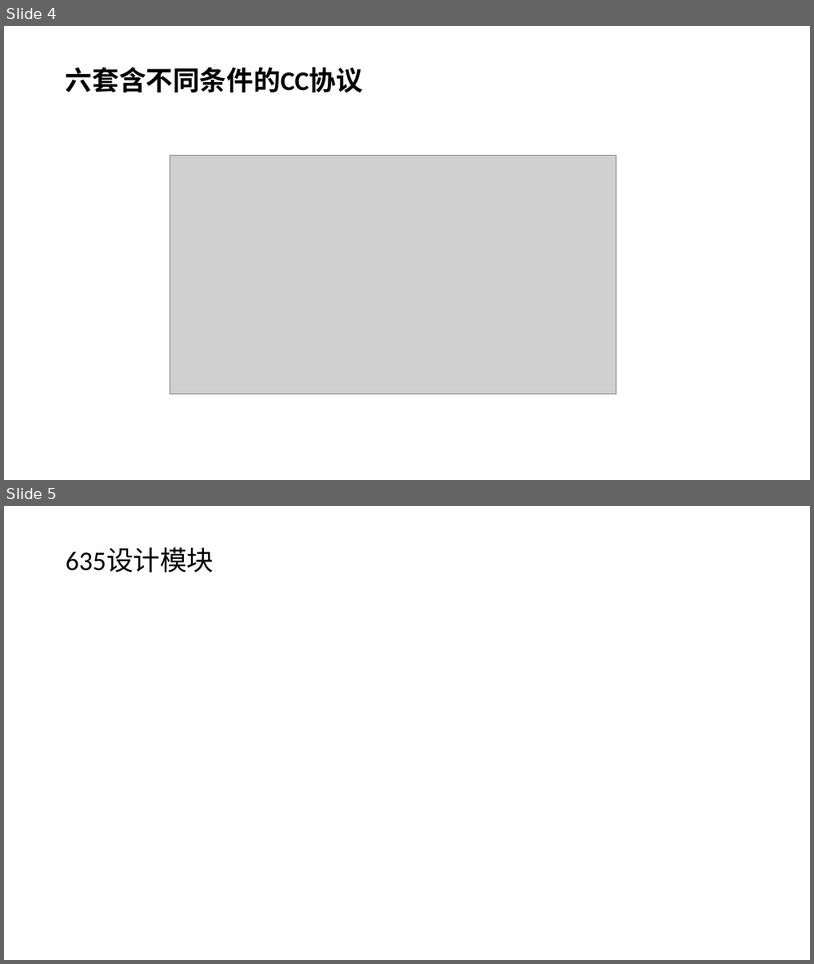
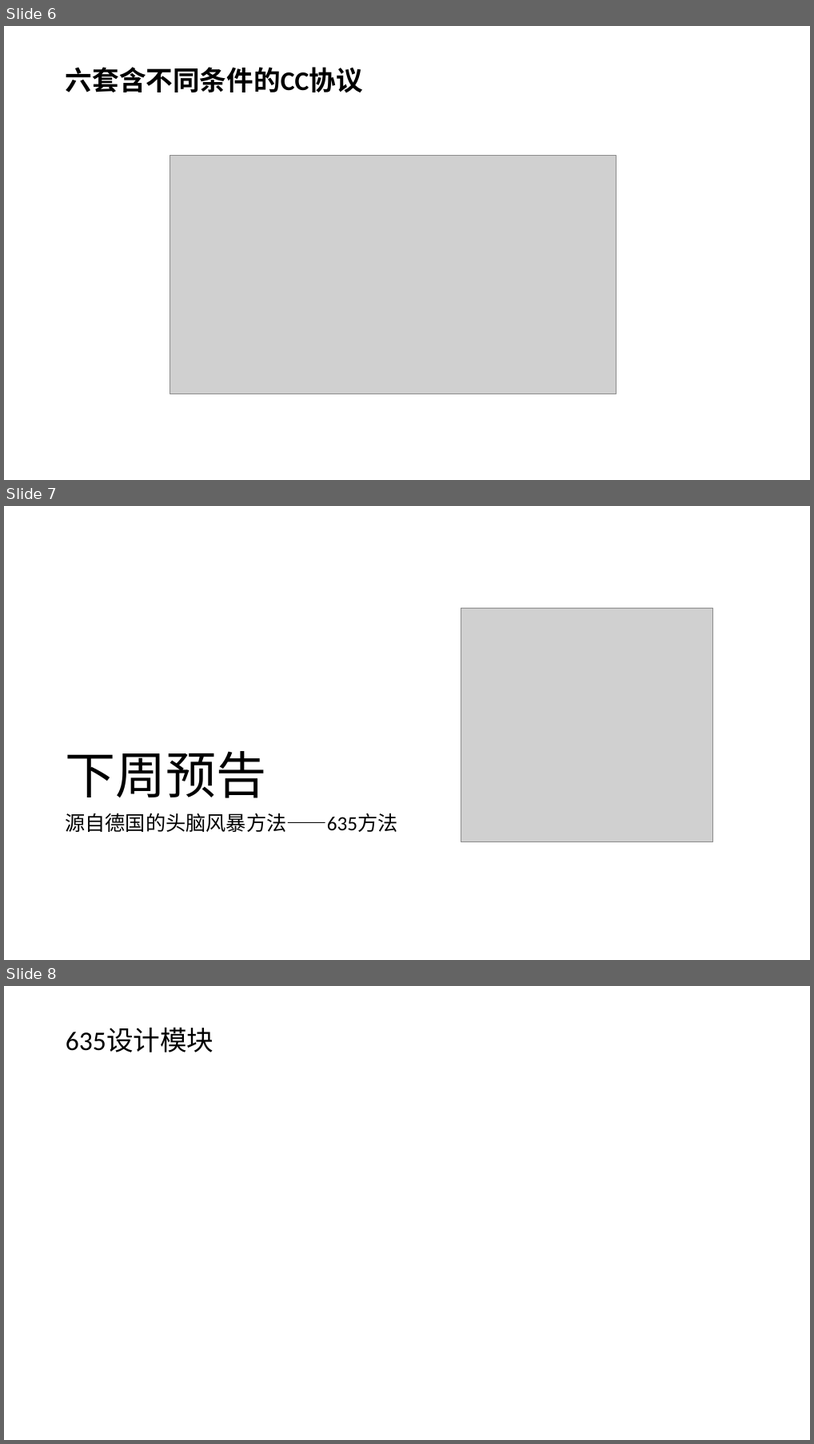
Before and after one commit to woodyme/i.center_my_workzone, a slide deck: 训练中心创客交叉融合空间建设/admin/创客交叉融合空间课程模块前期交流与研讨.pptx. Shown one above the other, each under a label of ours: slides 4 and 5 before the commit, slides 6, 7 and 8 after it. The pictures are 814x964 and 814x1444 pixels, drawn with LibreOffice and Linux fonts; fonts in the diff are those of the drawing; grey boxes stand for pictures. Boxes give left, top, right and bottom in pixels: in the first picture for what was removed or moved away, otherwise in the second. Text is boxed around its words. In the diff, an @@ line names an element or a change of style, - is before the commit and + after.

```diff
--- a/训练中心创客交叉融合空间建设/admin/创客交叉融合空间课程模块前期交流与研讨.pptx
+++ b/训练中心创客交叉融合空间建设/admin/创客交叉融合空间课程模块前期交流与研讨.pptx
@@ slide 7 added at [4, 506, 810, 960], background #FFFFFF @@
@@ picture added at [461, 608, 713, 842] @@
@@ title added at [65, 751, 266, 798], 60 pt, text #000000 @@
+下周预告
@@ text added at [65, 812, 398, 832], 24 pt, text #000000 @@
+源自德国的头脑风暴方法——635方法
@@ what was slide 4 is now slide 6 @@
@@ what was slide 5 is now slide 8 @@
```
Also in this commit, not shown: 1 slide changed, 1 other slide added, 1 other file.
